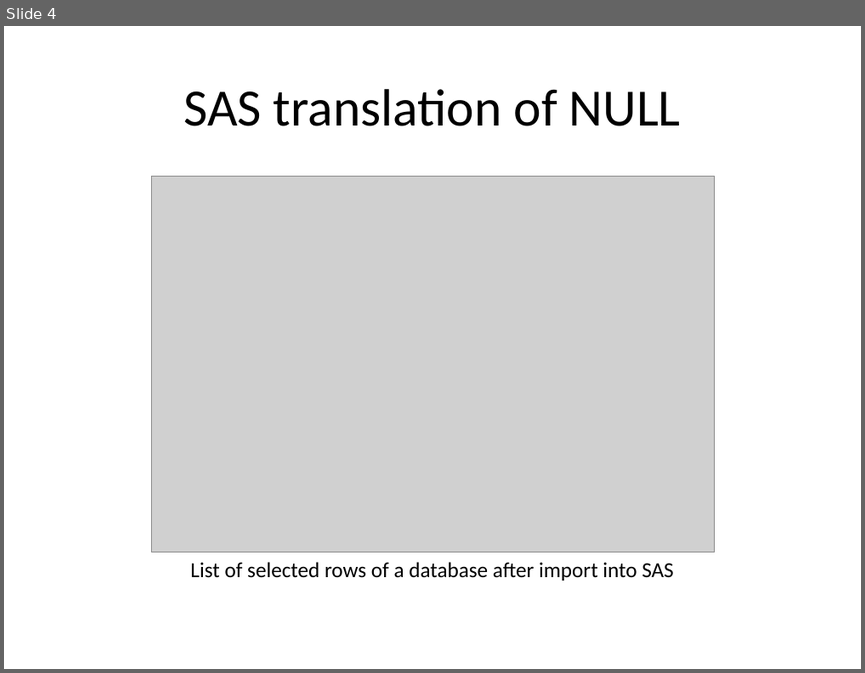
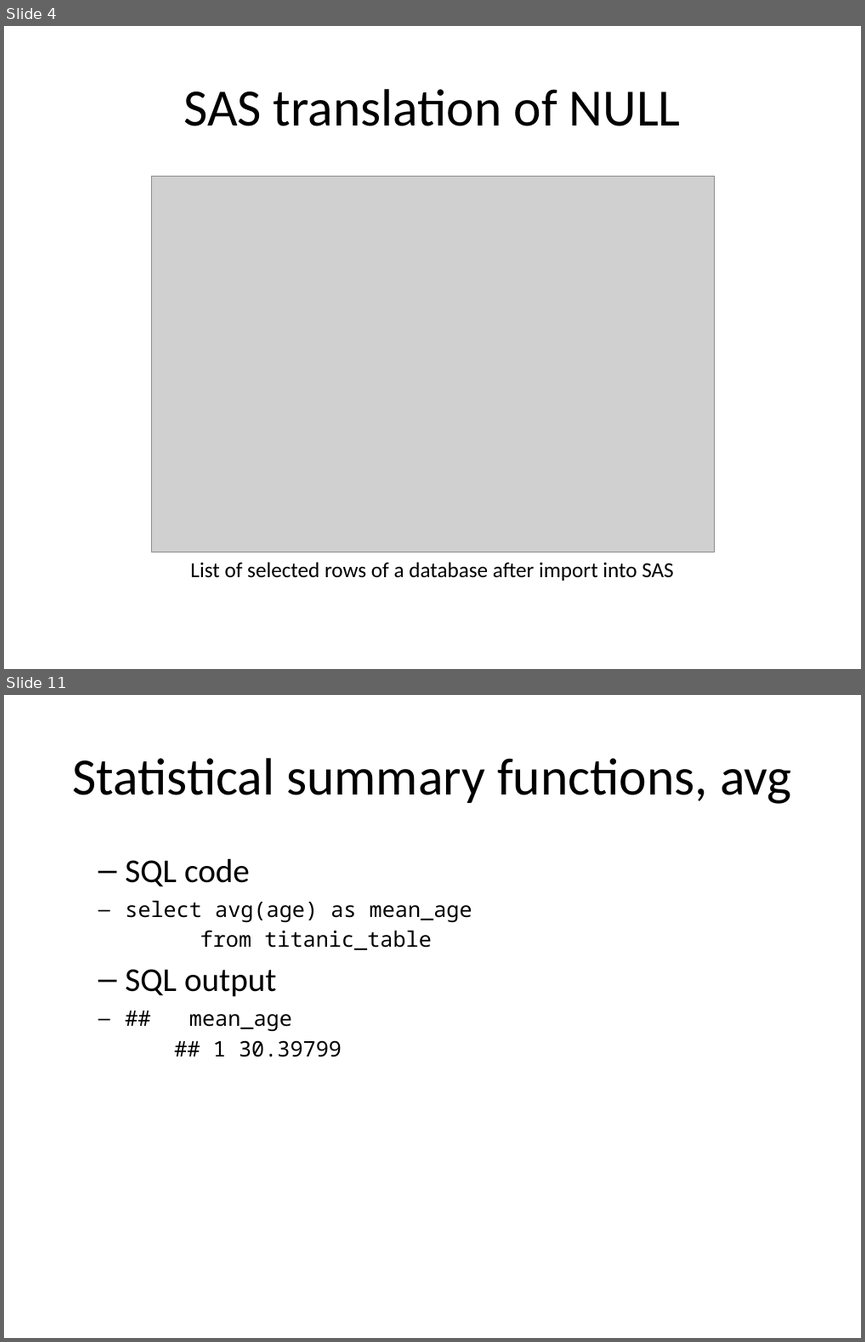
Before and after one commit to pmean/introduction-to-sql, a slide deck: src/null-values.pptx. Shown one above the other, each under a label of ours: slide 4 before the commit, slides 4 and 11 after it; the slides between them are not shown. The pictures are 865x673 and 865x1342 pixels, drawn with LibreOffice and Linux fonts; fonts in the diff are those of the drawing; grey boxes stand for pictures. Boxes give left, top, right and bottom in pixels: in the first picture for what was removed or moved away, otherwise in the second. Text is boxed around its words. In the diff, an @@ line names an element or a change of style, - is before the commit and + after.

```diff
--- a/src/null-values.pptx
+++ b/src/null-values.pptx
@@ slide 11 added at (4,695,861,1338), background #FFFFFF @@
@@ title added at (72,758,791,804), 44 pt, text #000000 @@
+Statistical summary functions, avg
@@ text added at (125,858,472,1057), 18 pt, text #000000 @@
+  – SQL code
+select avg(age) as mean_age
+from titanic_table
+  – SQL output
+## mean_age
+## 1 30.39799
```
Also in this commit, not shown: 2 slides changed, 14 other slides added, 2 other files.
